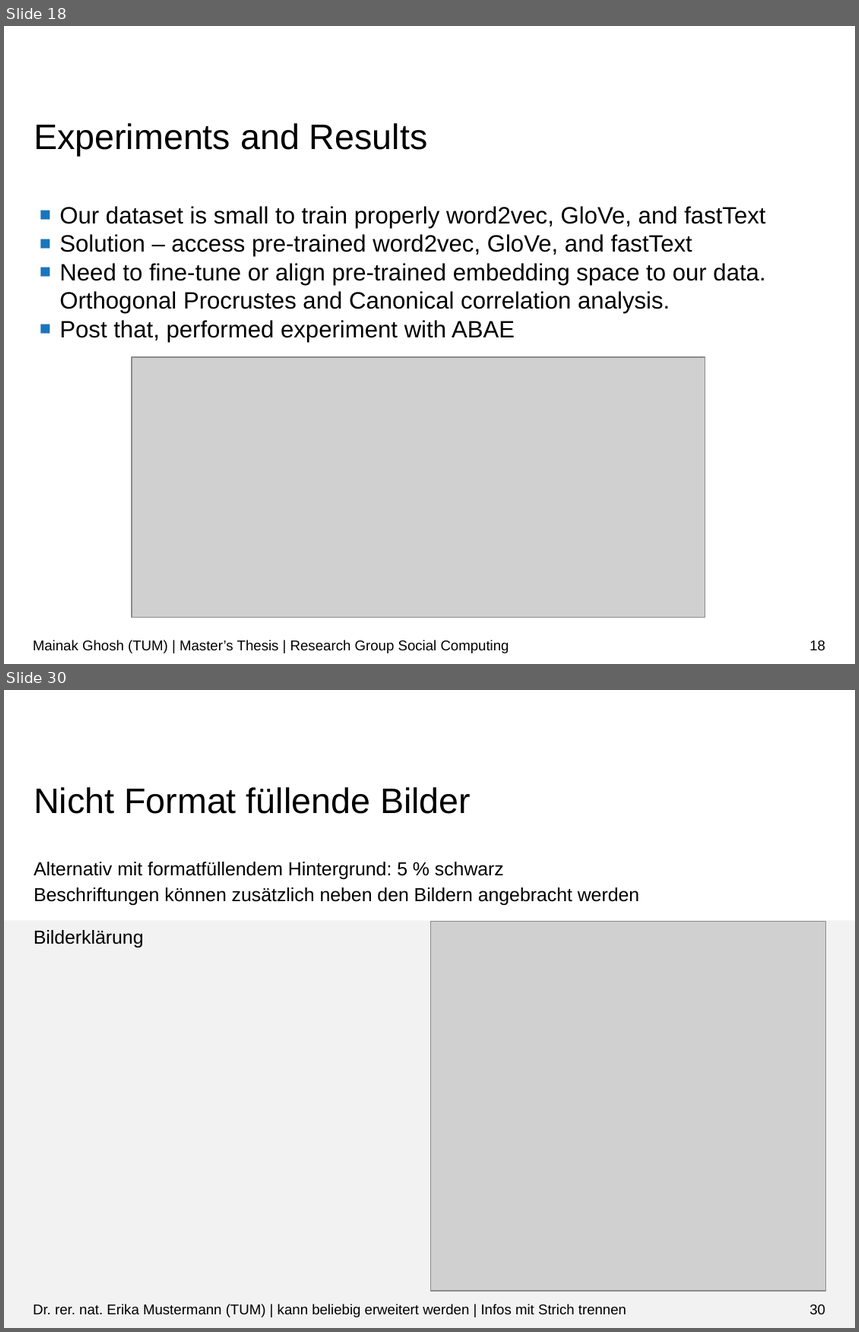
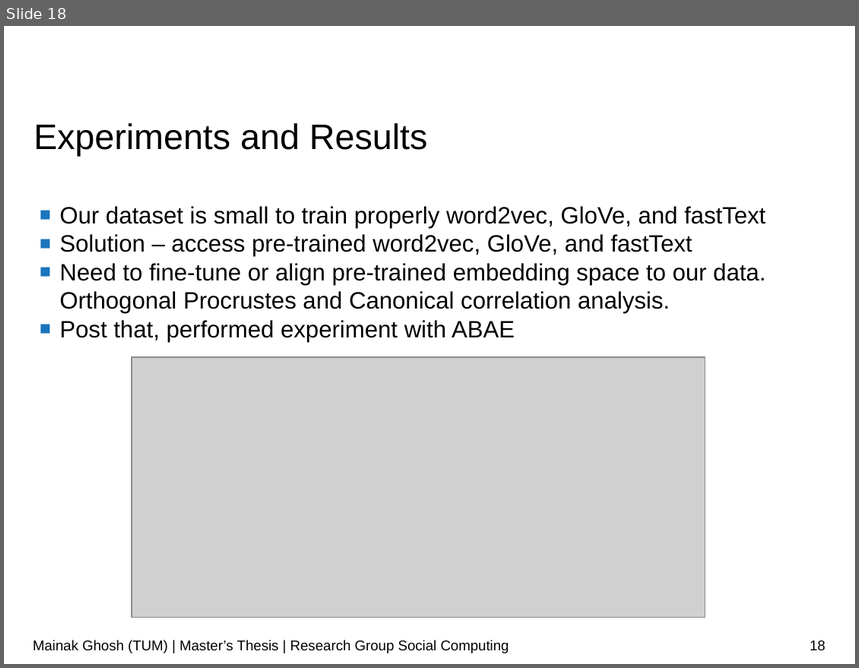
Before and after one commit to ghoshmainak/mainak-master-thesis, a slide deck: report/thesis-ppt.odp. Shown one above the other, each under a label of ours: slides 18 and 30 before the commit, slide 18 after it; the slides between them are not shown. The pictures are 859x1332 and 859x668 pixels, drawn with LibreOffice and Linux fonts; fonts in the diff are those of the drawing; grey boxes stand for pictures; background and template pictures are left out. Boxes give left, top, right and bottom in pixels: in the first picture for what was removed or moved away, otherwise in the second. Text is boxed around its words. In the diff, an @@ line names an element or a change of style, - is before the commit and + after.

```diff
--- a/report/thesis-ppt.odp
+++ b/report/thesis-ppt.odp
@@ slide 30 removed at (x1=4, y1=690, x2=855, y2=1328), background #FFFFFF @@
@@ title removed at (x1=34, y1=787, x2=471, y2=814) @@
-Nicht Format füllende Bilder
@@ text removed at (x1=34, y1=862, x2=639, y2=905) @@
-Alternativ mit formatfüllendem Hintergrund: 5 % schwarz
-Beschriftungen können zusätzlich neben den Bildern angebracht werden
@@ rectangle removed at (x1=4, y1=921, x2=855, y2=1328) @@
@@ text removed at (x1=34, y1=930, x2=144, y2=948) @@
-Bilderklärung
@@ picture removed at (x1=430, y1=922, x2=826, y2=1292) @@
@@ text removed at (x1=33, y1=1304, x2=626, y2=1318) @@
-Dr. rer. nat. Erika Mustermann (TUM) | kann beliebig erweitert werden | Infos mit Strich trennen
@@ page number removed at (x1=810, y1=1305, x2=826, y2=1315) @@
-30
```
Also in this commit, not shown: 9 slides added, 15 other slides removed, 1 other file.
